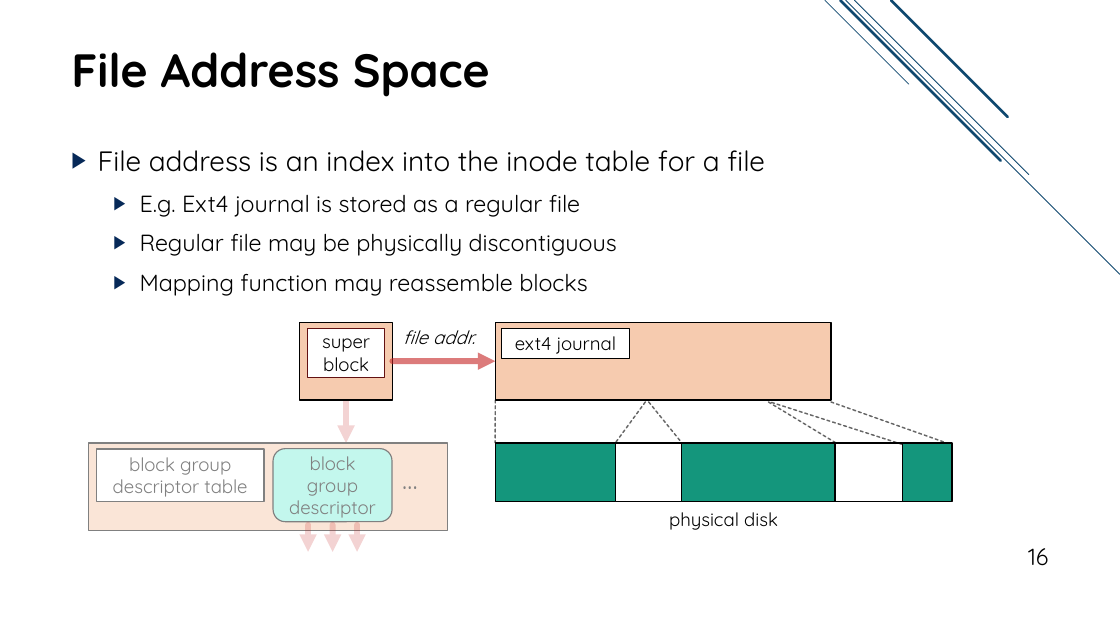
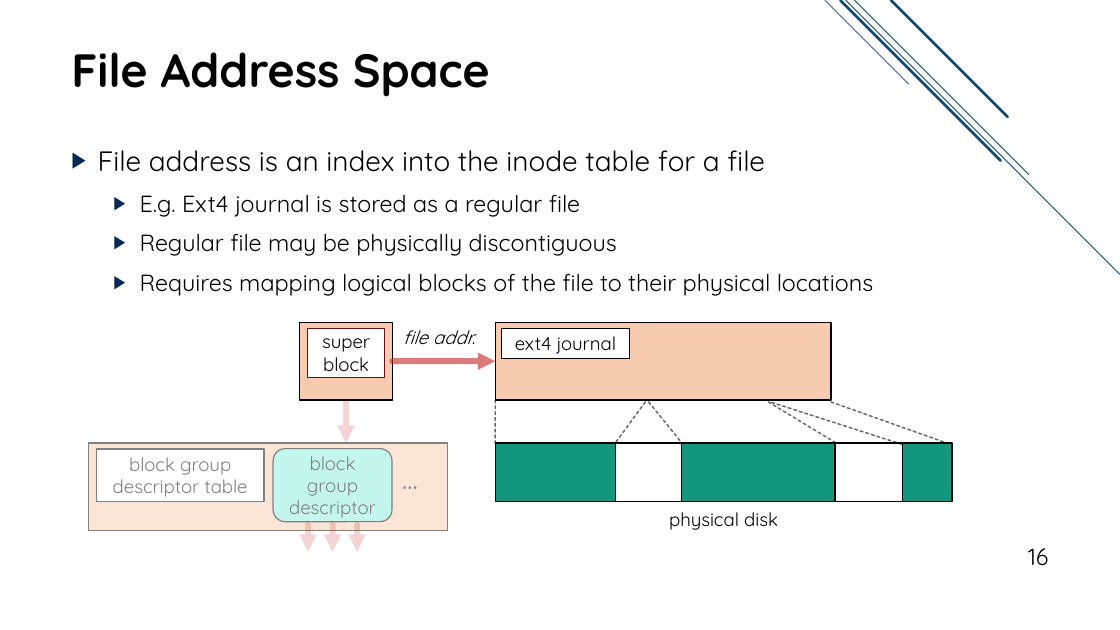
Before and after one commit to jacksun007/spiffy-paper, a slide deck: slide 16 of talk/spiffy_talk.pptx. Drawn at 1120x630 pixels with LibreOffice and Linux fonts; fonts in the diff are those of the drawing. Boxes give left, top, right and bottom in pixels: in the first picture for what was removed or moved away, otherwise in the second. Text is boxed around its words. In the diff, an @@ line names an element or a change of style, - is before the commit and + after.

```diff
--- a/talk/spiffy_talk.pptx
+++ b/talk/spiffy_talk.pptx
@@ text at <box>140,273,873,296</box>: text changed @@
-  ▶ Mapping function may reassemble blocks
+  ▶ Requires mapping logical blocks of the file to their physical locations
```
Also in this commit, not shown: 24 other slides changed, 3 slides added, 2 slides removed.
